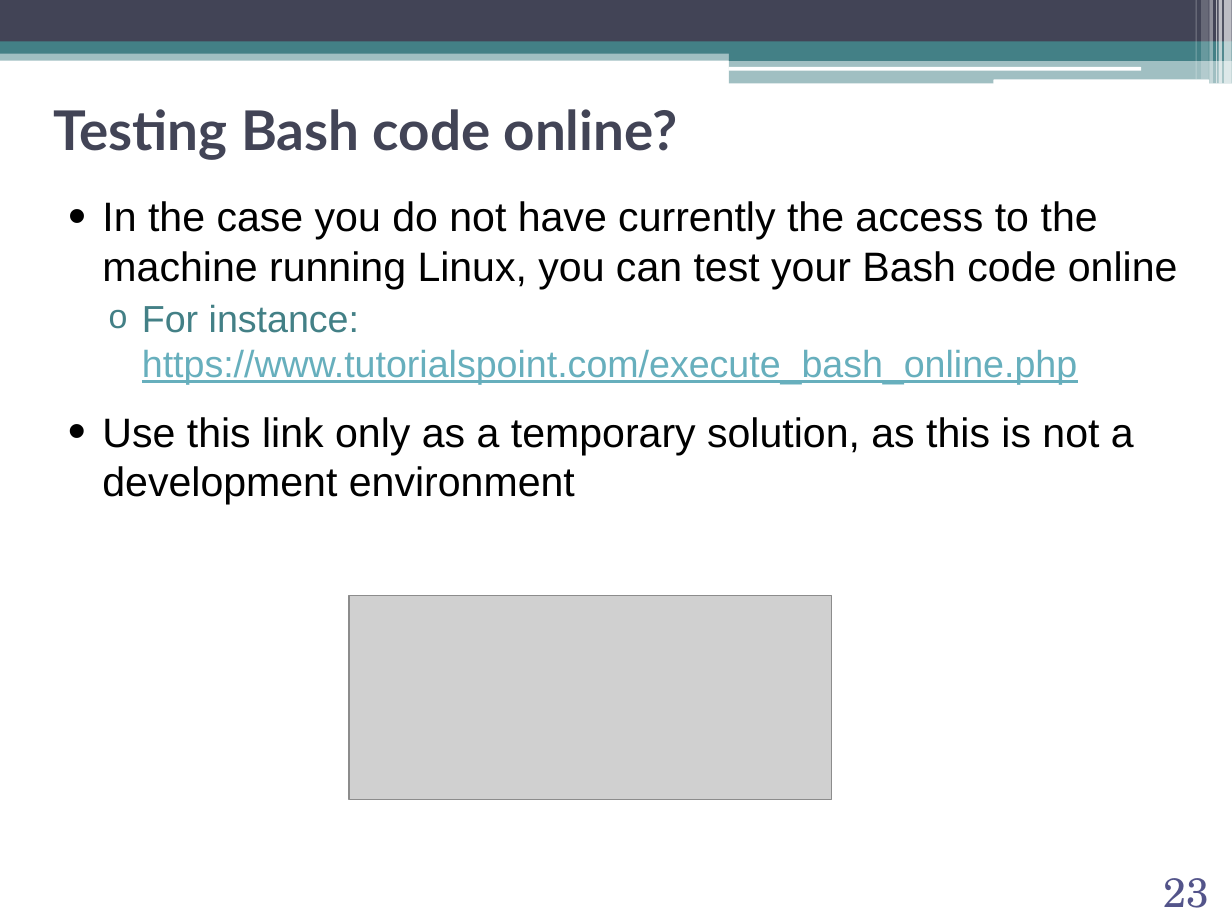
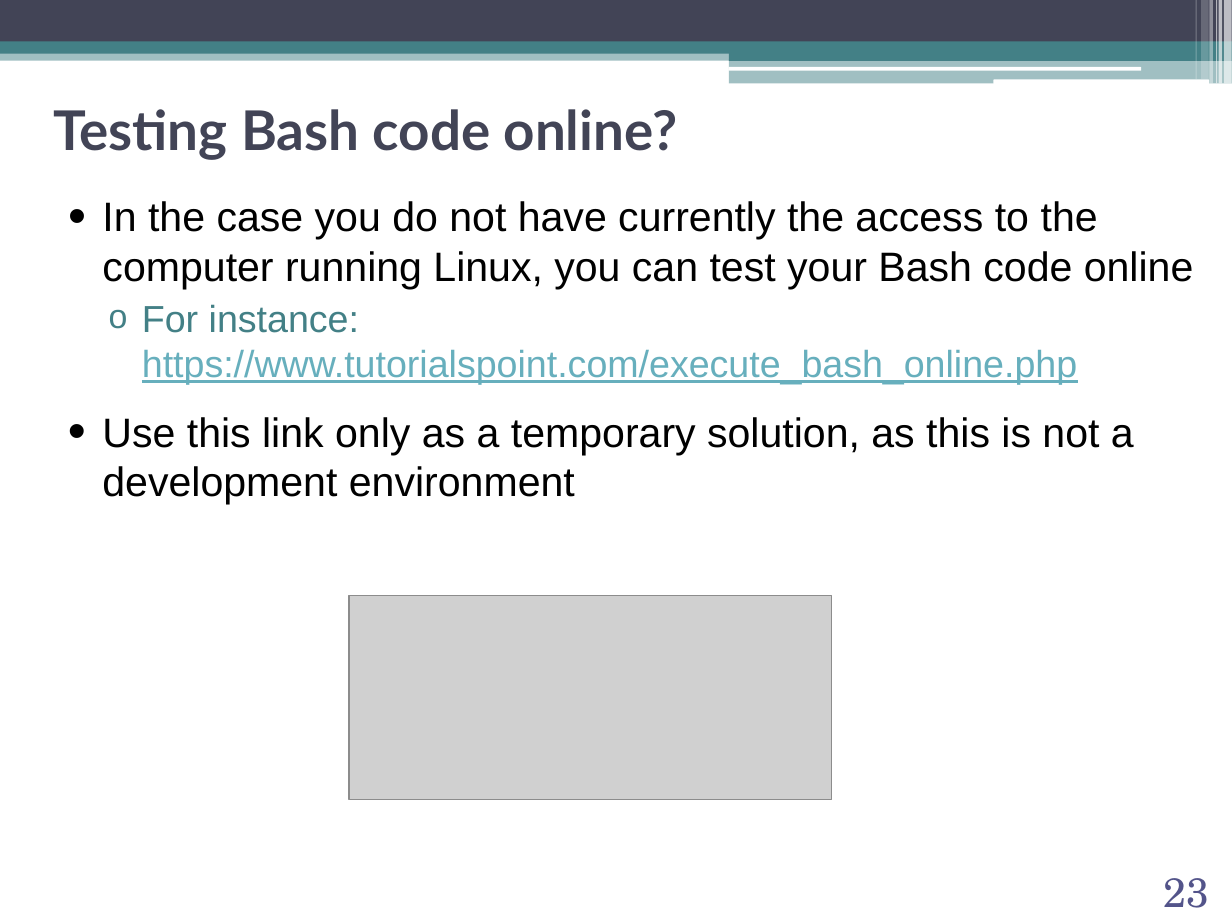
Before and after one commit to abilandz/PH8124, a slide deck: slide 23 of Lecture_1/ABilandzic_PH8124_SS2021.pptx. Drawn at 1232x924 pixels with LibreOffice and Linux fonts; fonts in the diff are those of the drawing; grey boxes stand for pictures; background and template pictures are left out. Boxes give left, top, right and bottom in pixels: in the first picture for what was removed or moved away, otherwise in the second. Text is boxed around its words. In the diff, an @@ line names an element or a change of style, - is before the commit and + after.

```diff
--- a/Lecture_1/ABilandzic_PH8124_SS2021.pptx
+++ b/Lecture_1/ABilandzic_PH8124_SS2021.pptx
@@ text at [102, 201, 1194, 289]: text changed @@
-• In the case you do not have currently the access to the machine running Linux, you can test your Bash code online
+• In the case you do not have currently the access to the computer running Linux, you can test your Bash code online
```
Also in this commit, not shown: 12 other slides changed, 1 other file.
